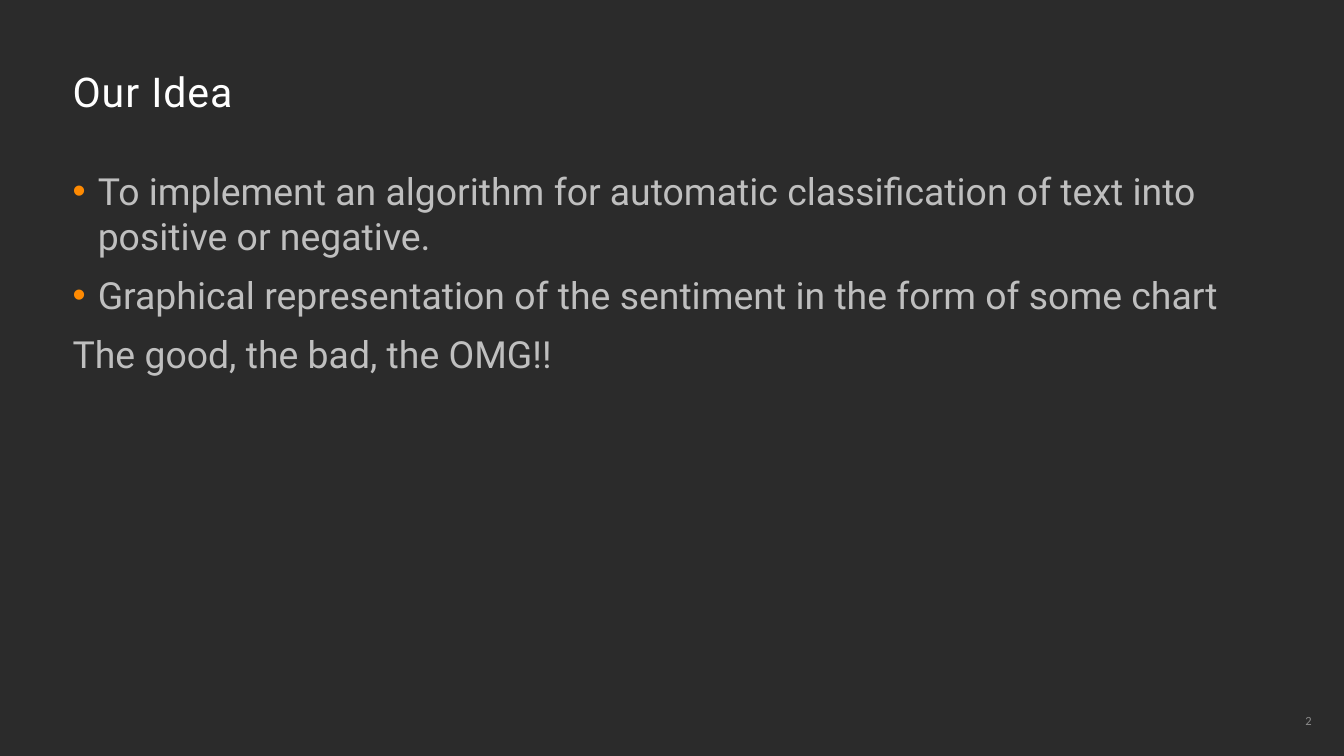
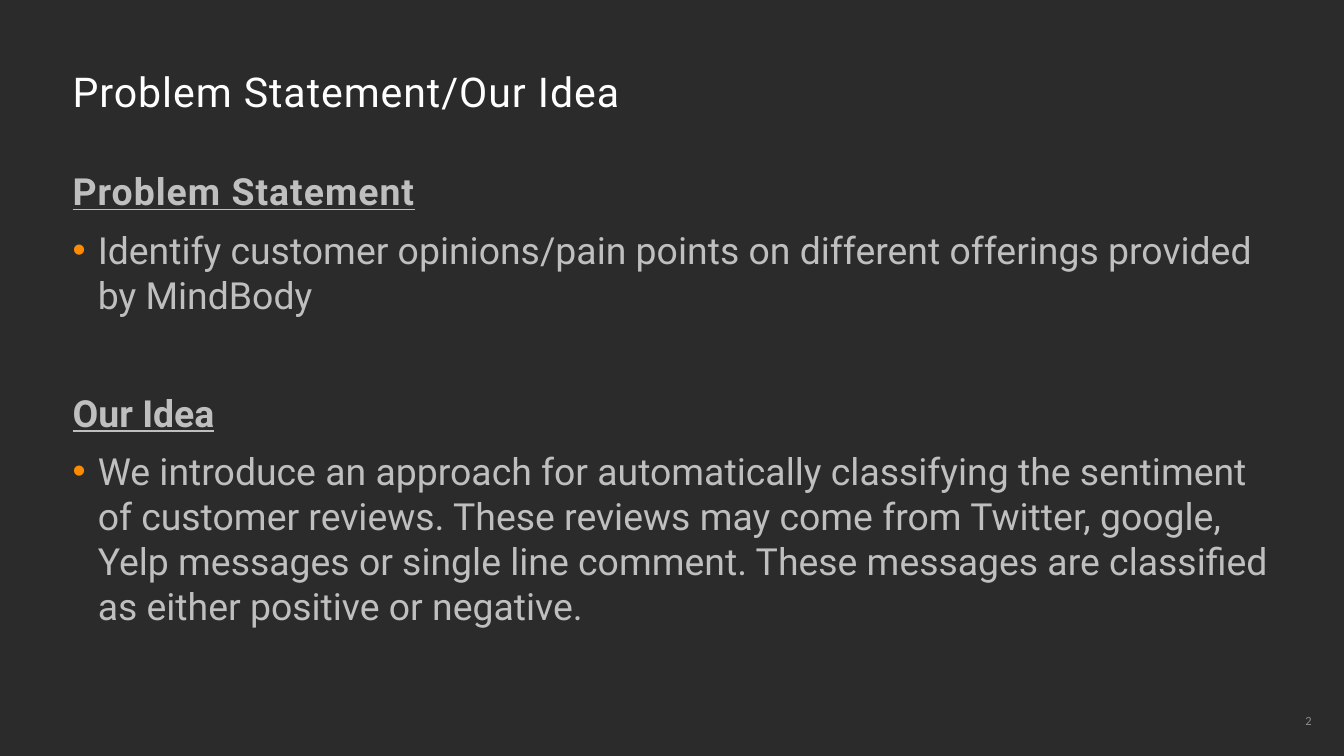
Before and after one commit to sumitkadu/ReviewAnalyzer, a slide deck: slide 2 of Review and analysis.pptx. Drawn at 1344x756 pixels with LibreOffice and Linux fonts; fonts in the diff are those of the drawing; background and template pictures are left out; a plain dark background stands for a picture behind light text. Boxes give left, top, right and bottom in pixels: in the first picture for what was removed or moved away, otherwise in the second. Text is boxed around its words. In the diff, an @@ line names an element or a change of style, - is before the commit and + after.

```diff
--- a/Review and analysis.pptx
+++ b/Review and analysis.pptx
@@ title at [73,76,619,110]: text changed @@
-Our Idea
+Problem Statement/Our Idea
@@ text at [73,177,1267,628]: text changed @@
-• To implement an algorithm for automatic classification of text into positive or negative.
-• Graphical representation of the sentiment in the form of some chart
-The good, the bad, the OMG!!
+Problem Statement
+• Identify customer opinions/pain points on different offerings provided by MindBody
+Our Idea
+• We introduce an approach for automatically classifying the sentiment of customer reviews. These reviews may come from Twitter, google, Yelp messages or single line comment. These messages are classified as either positive or negative.
```
Also in this commit, not shown: 3 other slides changed, 1 slide removed.
